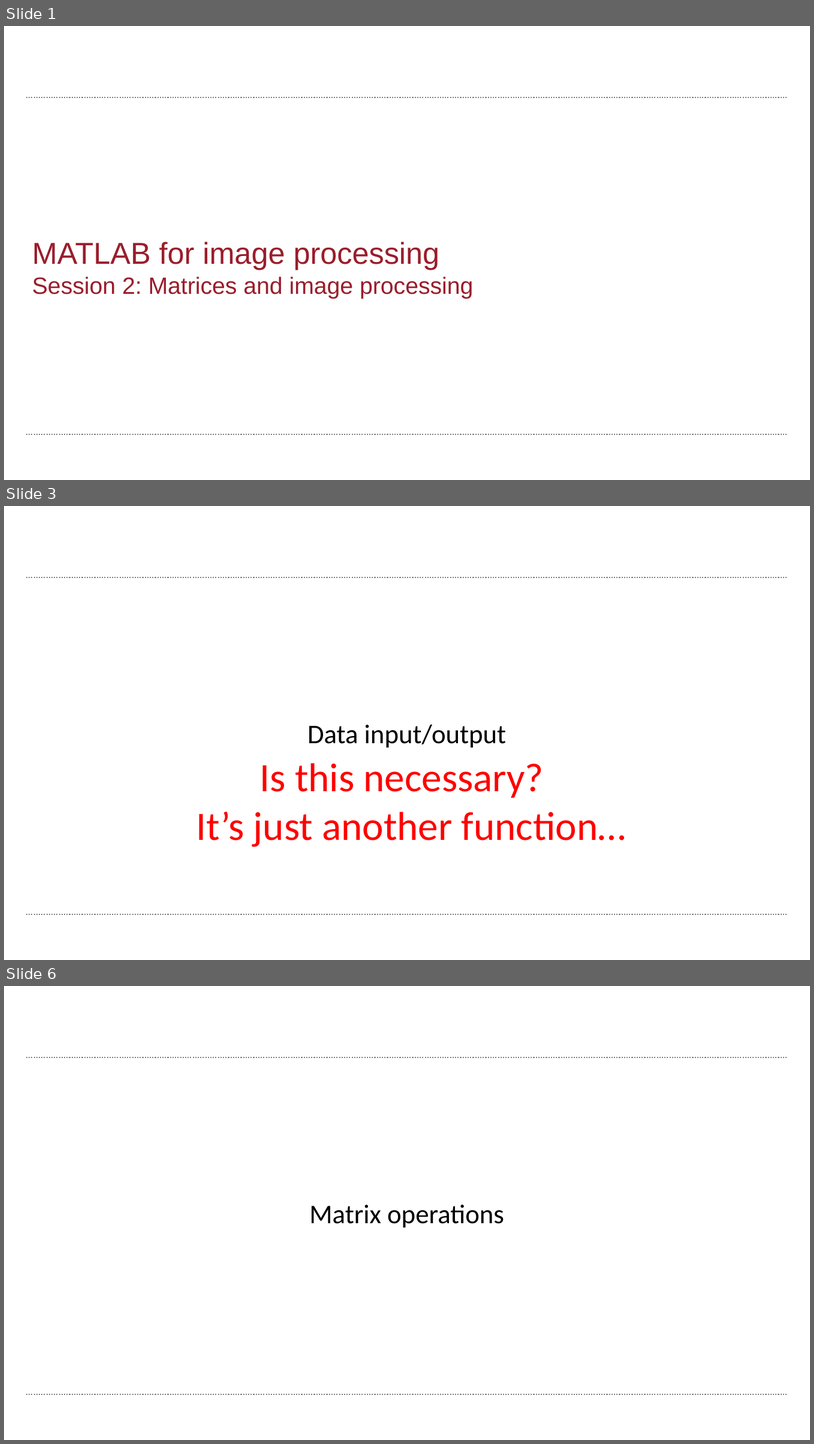
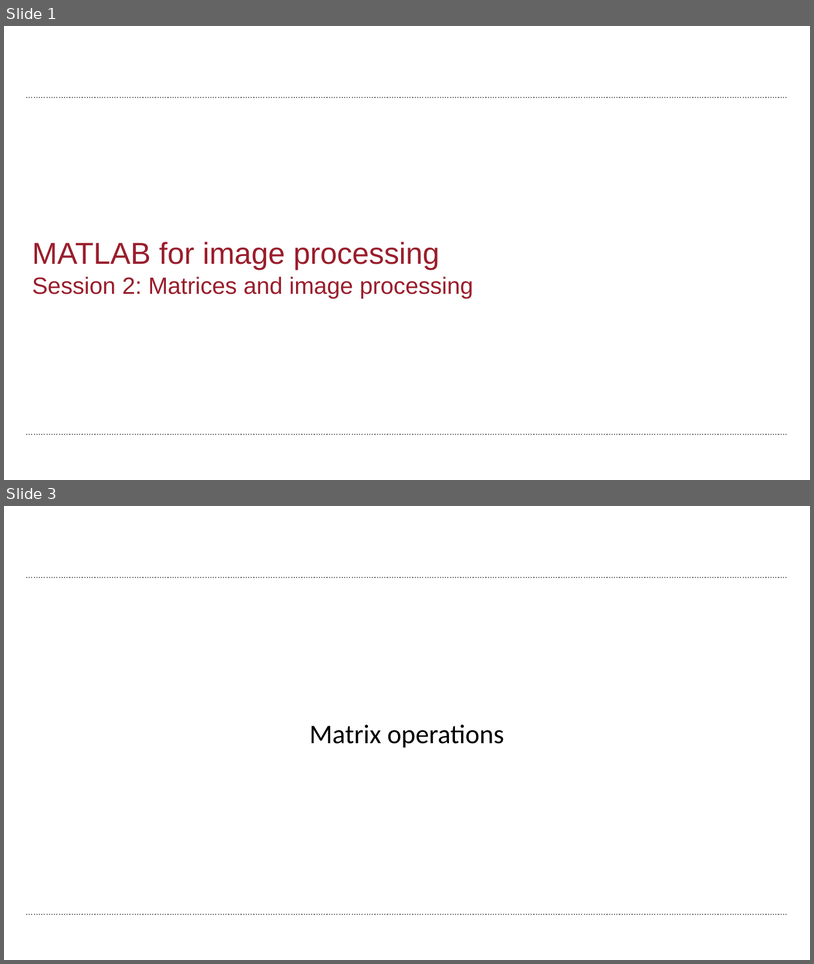
Before and after one commit to wbif-bristol/MATLAB-course, a slide deck: Session 2 - Matrices and image processing/MATLAB Session 2.pptx. Shown one above the other, each under a label of ours: slides 1, 3 and 6 before the commit, slides 1 and 3 after it; the slides between them are not shown. The pictures are 814x1444 and 814x964 pixels, drawn with LibreOffice and Linux fonts; fonts in the diff are those of the drawing; background and template pictures are left out. Boxes give left, top, right and bottom in pixels: in the first picture for what was removed or moved away, otherwise in the second. Text is boxed around its words. In the diff, an @@ line names an element or a change of style, - is before the commit and + after.

```diff
--- a/Session 2 - Matrices and image processing/MATLAB Session 2.pptx
+++ b/Session 2 - Matrices and image processing/MATLAB Session 2.pptx
@@ slide 3 removed at (x1=4, y1=506, x2=810, y2=960), background #FFFFFF; not listed: 2 template elements that a slide beside it also shows @@
@@ text removed at (x1=308, y1=724, x2=506, y2=748) @@
-Data input/output
@@ text removed at (x1=196, y1=763, x2=626, y2=847) @@
-Is this necessary?
-It’s just another function…
@@ what was slide 6 is now slide 3 @@
```
Also in this commit, not shown: 2 slides changed, 4 slides added, 2 other slides removed, 3 other files.
